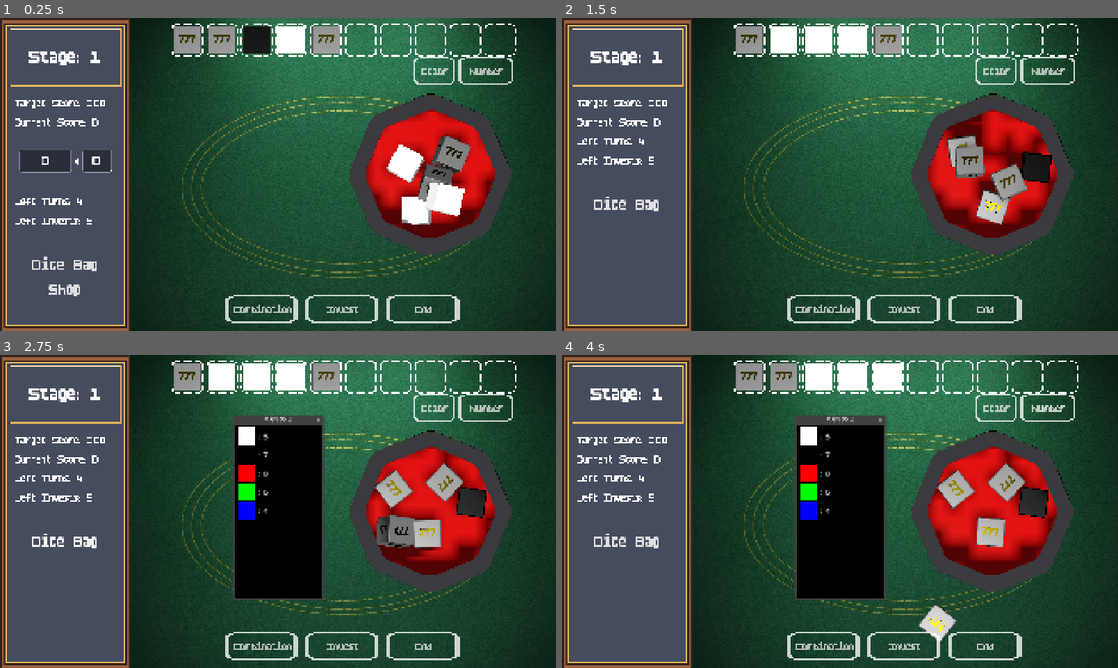
Above: before the commit, frames 1-4 (two rows, left to right).
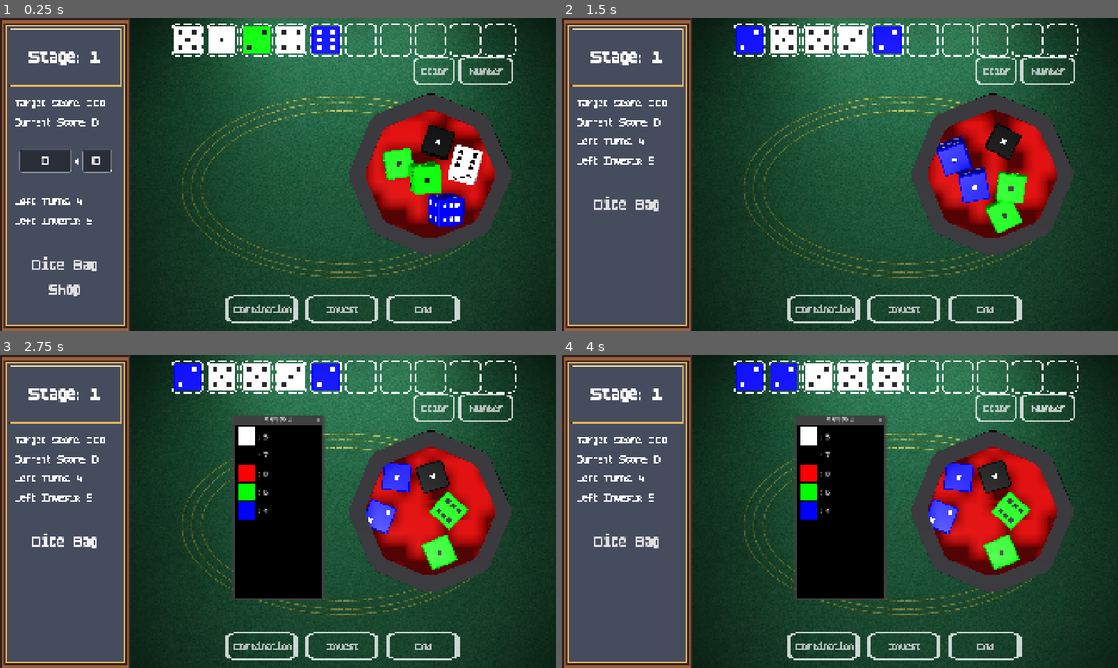
Above: after the commit, the same moments.

Repository: SangHyung-Jung/ColorDiceRollGame
Game: Godot game, scene res://main_screen.tscn
Same seed, same stepped clock (60 frames per second), same inputs: the game is played once before the commit and once after it.
Inputs:
- Up to frame 1 (0.25 s): no input
- Up to frame 2 (1.5 s): click "Dice Bag" at 0.5 s; click "Shop" at 1.25 s
- Up to frame 3 (2.75 s): click "Dice Bag" at 2 s
- Up to frame 4 (4 s): click "Color" at 2.75 s; click "Number" at 3.5 s

The runs differ from the first frame. In frame 1, 5.9% of the frame differs, in the area x 31-88%, y 2-67%; in frame 2, 5.6%; in frame 3, 6.0%, in the area x 31-88%, y 2-69%; in frame 4, 5.8%.

Commit message:
dice bag error fix

Diff:
--- a/main_screen.gd
+++ b/main_screen.gd
@@ -233,7 +233,7 @@
 	game_manager.setup_cup(cup)
 	input_manager.initialize(combo_select, rolling_world.get_node("Camera3D"))
 	dice_spawner.initialize(cup, world_3d)
-	_invest_initial_dice()
+	await _invest_initial_dice()
 	cup._set_ceiling_collision(false)
 	await _spawn_initial_dice()
 	cup._set_ceiling_collision(true)
@@ -642,7 +642,7 @@
 	# 2. UI 업데이트 (새 목표 점수, 현재 점수 0 등)
 	_update_ui_from_gamestate()
 
-	# 3. 이전 라운드의 모든 주사위 제거
+	# 3. 이전 라운드의 모든 주사위 제거 (굴린 것 + 투자했던 것)
 	var all_dice = dice_spawner.get_dice_nodes() + invested_dice_nodes
 	for d in all_dice:
 		if is_instance_valid(d):
@@ -653,10 +653,8 @@
 	_has_submitted_in_turn = false
 	_has_invested_in_turn = false
 
-	# 4. 새 라운드를 위해 컵을 리셋하고 주사위를 채움
-	cup.reset()
-	cup.show()
-	await _reset_roll()
+	# 4. 새 라운드를 완벽하게 새로 설정 (주사위 주머니 리셋 포함)
+	await _setup_game()
 
 	# 5. 게임 상태를 롤 입력 대기로 전환
 	_set_state(GameState.AWAITING_ROLL_INPUT)
--- a/scripts/components/colored_dice.gd
+++ b/scripts/components/colored_dice.gd
@@ -10,11 +10,11 @@
 }
 
 const DICE_GLTF_SCENES = {
-	#DiceColor.WHITE: preload("res://assets/models/0_dice_white.gltf"),
-	#DiceColor.BLACK: preload("res://assets/models/0_dice_black.gltf"),
-	#DiceColor.RED: preload("res://assets/models/0_dice_red.gltf"),
-	#DiceColor.BLUE: preload("res://assets/models/0_dice_blue.gltf"),
-	#DiceColor.GREEN: preload("res://assets/models/0_dice_green.gltf")
+	DiceColor.WHITE: preload("res://assets/models/0_dice_white.gltf"),
+	DiceColor.BLACK: preload("res://assets/models/0_dice_black.gltf"),
+	DiceColor.RED: preload("res://assets/models/0_dice_red.gltf"),
+	DiceColor.BLUE: preload("res://assets/models/0_dice_blue.gltf"),
+	DiceColor.GREEN: preload("res://assets/models/0_dice_green.gltf")
 
 	#DiceColor.WHITE: preload("res://assets/models/1_plus_dice_white.gltf"),
 	#DiceColor.BLACK: preload("res://assets/models/1_plus_dice_black.gltf"),
@@ -34,11 +34,11 @@
 	#DiceColor.BLUE: preload("res://assets/models/3_multiply_dice_blue.gltf"),
 	#DiceColor.GREEN: preload("res://assets/models/3_multiply_dice_green.gltf")
 
-	DiceColor.WHITE: preload("res://assets/models/4_faceless_dice_white.gltf"),
-	DiceColor.BLACK: preload("res://assets/models/4_faceless_dice_black.gltf"),
-	DiceColor.RED: preload("res://assets/models/5_lucky_dice_777.gltf"),
-	DiceColor.BLUE: preload("res://assets/models/5_lucky_dice_777.gltf"),
-	DiceColor.GREEN: preload("res://assets/models/5_lucky_dice_777.gltf")
+	#DiceColor.WHITE: preload("res://assets/models/4_faceless_dice_white.gltf"),
+	#DiceColor.BLACK: preload("res://assets/models/4_faceless_dice_black.gltf"),
+	#DiceColor.RED: preload("res://assets/models/5_lucky_dice_777.gltf"),
+	#DiceColor.BLUE: preload("res://assets/models/5_lucky_dice_777.gltf"),
+	#DiceColor.GREEN: preload("res://assets/models/5_lucky_dice_777.gltf")
 
 }
 
